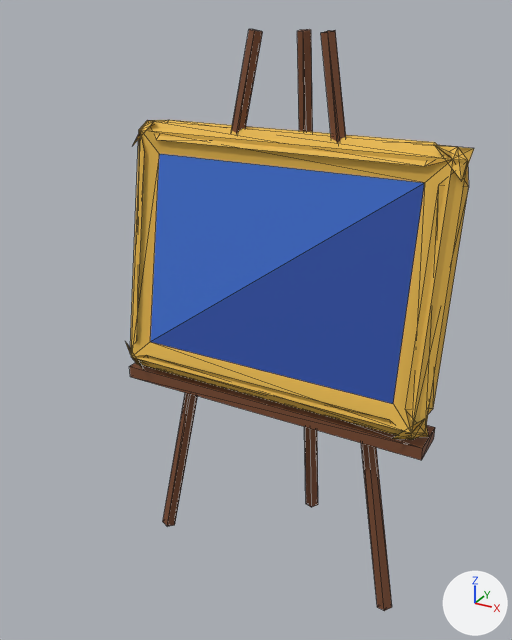
What one commit did to the glTF model foxspy/models/kit-paris-decor-1.glb.
One viewpoint serves both versions: a 50 mm camera at (0.89, -1.09, 1.75) aimed at (-0.07, 0.65, 0.89). The lights are fixed; the arrows at lower right show +X, +Y and +Z. The older version comes first. Mesh edges are drawn as thin lines. Vertices at exactly the same position are counted once.

The scene before the commit, as lines of its bpy script (objects in view):
```python
me_kit_paris_decor_1 = bpy.data.meshes.new('kit-paris-decor-1')
me_kit_paris_decor_1.from_pydata(...)  # 86 vertices, 152 faces; spans x -0.51..0.51, y 0.53..1.0, z 0.0..1.7
me_kit_paris_decor_1.materials.append(mat_main)
ob_kit_paris_decor_1 = bpy.data.objects.new('kit-paris-decor-1', me_kit_paris_decor_1)
ob_kit_paris_decor_1.location = (0.0, 0.0, 0.0)
```
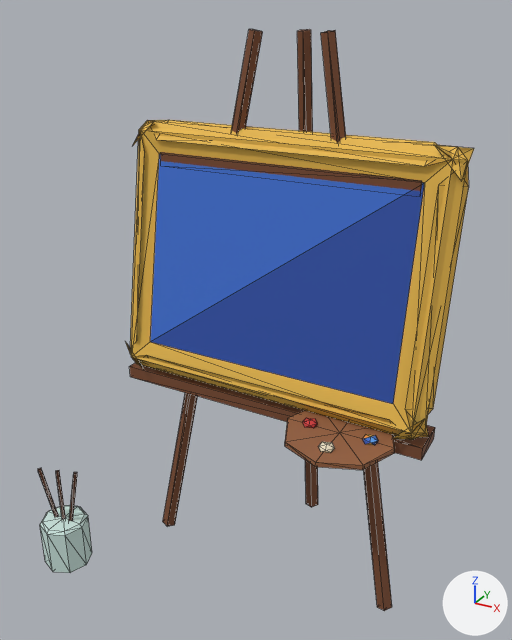
Patch to the scene script:
```diff
--- a/foxspy/models/kit-paris-decor-1.glb.py
+++ b/foxspy/models/kit-paris-decor-1.glb.py
@@ me_kit_paris_decor_1 @@
 # used by ob_kit_paris_decor_1; location = (0.0, 0.0, 0.0)
-me_kit_paris_decor_1.from_pydata(...)  # 86 vertices, 152 faces; spans x -0.51..0.51, y 0.53..1.0, z 0.0..1.7
+me_kit_paris_decor_1.from_pydata(...)  # 210 vertices, 360 faces; spans x -0.7..0.51, y 0.22..1.0, z 0.0..1.7
+# me_kit_paris_decor_1 part 1: a new loose piece, an 8-sided cylinder along z spanning x 0.12..0.44, y 0.34..0.66, z 0.66..0.675, in mat_main
+# me_kit_paris_decor_1 part 2: a new loose piece, an icosphere of 20 faces spanning x 0.348..0.392, y 0.479..0.521, z 0.67..0.69, in mat_main
+# me_kit_paris_decor_1 part 3: a new loose piece, an icosphere of 20 faces spanning x 0.168..0.212, y 0.479..0.521, z 0.67..0.69, in mat_main
+# me_kit_paris_decor_1 part 4: a new loose piece, an icosphere of 20 faces spanning x 0.258..0.302, y 0.389..0.431, z 0.67..0.69, in mat_main
+# me_kit_paris_decor_1 part 5: a new loose piece, a box spanning x -0.4..0.4, y 0.66..0.7, z 1.32..1.36, in mat_main
+# me_kit_paris_decor_1 part 6: a new loose piece of 26 vertices spanning x -0.7..-0.54, y 0.22..0.38, z 0.0..0.17, in mat_main
+# me_kit_paris_decor_1 part 7
+# 24 vertices are added at x -0.69..-0.55, y 0.27..0.33, z 0.12..0.36
+# 36 new faces join them
+# other edits to the shape of me_kit_paris_decor_1 do not show in these pictures
 me_kit_paris_decor_1.materials.append(mat_main)
```

Changed parts and their boxes [x1, y1, x2, y2] in the pictures (512 x 640 px):
'kit-paris-decor-1', reshaped (25% wider)
    before: [126, 29, 474, 611]
    after: [38, 29, 474, 611]
part 1 of me_kit_paris_decor_1, added (brown)
    after: [285, 410, 395, 470]
part 2 of me_kit_paris_decor_1, added
    after: [363, 434, 378, 445]
part 3 of me_kit_paris_decor_1, added
    after: [303, 418, 318, 428]
part 4 of me_kit_paris_decor_1, added
    after: [318, 442, 334, 453]
part 5 of me_kit_paris_decor_1, added (brown)
    after: [160, 152, 422, 191]
part 6 of me_kit_paris_decor_1, added
    after: [40, 505, 92, 573]
part 7 of me_kit_paris_decor_1, added (brown)
    after: [38, 468, 77, 521]
